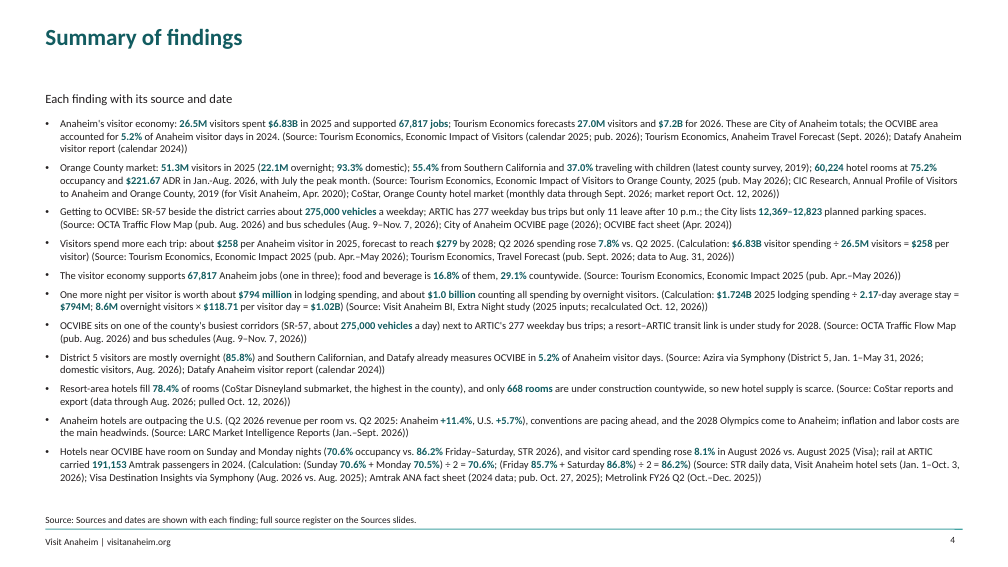
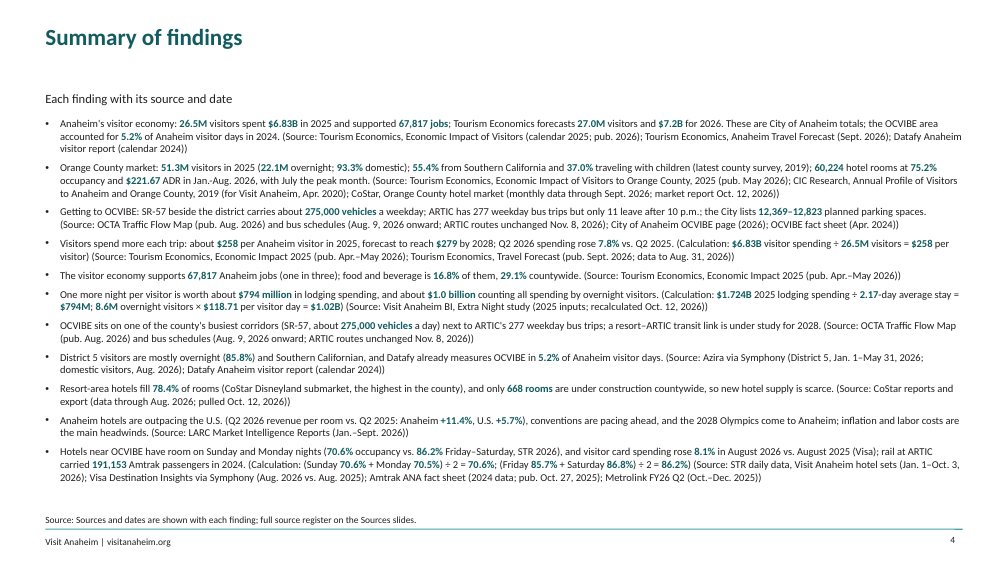
Before and after one commit to bi-visitanaheim/oc-vibe-insights, a slide deck: slide 4 of pipeline/OC_Vibe_Insights.pptx. Drawn at 1008x567 pixels with LibreOffice and Linux fonts; fonts in the diff are those of the drawing; background and template pictures are left out. Boxes give left, top, right and bottom in pixels: in the first picture for what was removed or moved away, otherwise in the second. Text is boxed around its words. In the diff, an @@ line names an element or a change of style, - is before the commit and + after.

```diff
--- a/pipeline/OC_Vibe_Insights.pptx
+++ b/pipeline/OC_Vibe_Insights.pptx
@@ text at (x1=60, y1=207, x2=927, y2=230): text changed @@
-• Getting to OCVIBE: SR-57 beside the district carries about 275,000 vehicles a weekday; ARTIC has 277 weekday bus trips but only 11 leave after 10 p.m.; the City lists 12,369–12,823 planned parking spaces. (Source: OCTA Traffic Flow Map (pub. Aug. 2026) and bus schedules (Aug. 9–Nov. 7, 2026); City of Anaheim OCVIBE page (2026); OCVIBE fact sheet (Apr. 2024))
+• Getting to OCVIBE: SR-57 beside the district carries about 275,000 vehicles a weekday; ARTIC has 277 weekday bus trips but only 11 leave after 10 p.m.; the City lists 12,369–12,823 planned parking spaces. (Source: OCTA Traffic Flow Map (pub. Aug. 2026) and bus schedules (Aug. 9, 2026 onward; ARTIC routes unchanged Nov. 8, 2026); City of Anaheim OCVIBE page (2026); OCVIBE fact sheet (Apr. 2024))
@@ text at (x1=60, y1=321, x2=956, y2=344): text changed @@
-• OCVIBE sits on one of the county's busiest corridors (SR-57, about 275,000 vehicles a day) next to ARTIC's 277 weekday bus trips; a resort–ARTIC transit link is under study for 2028. (Source: OCTA Traffic Flow Map (pub. Aug. 2026) and bus schedules (Aug. 9–Nov. 7, 2026))
+• OCVIBE sits on one of the county's busiest corridors (SR-57, about 275,000 vehicles a day) next to ARTIC's 277 weekday bus trips; a resort–ARTIC transit link is under study for 2028. (Source: OCTA Traffic Flow Map (pub. Aug. 2026) and bus schedules (Aug. 9, 2026 onward; ARTIC routes unchanged Nov. 8, 2026))
```
Also in this commit, not shown: 19 other slides changed, 2 slides added, 24 other files.
